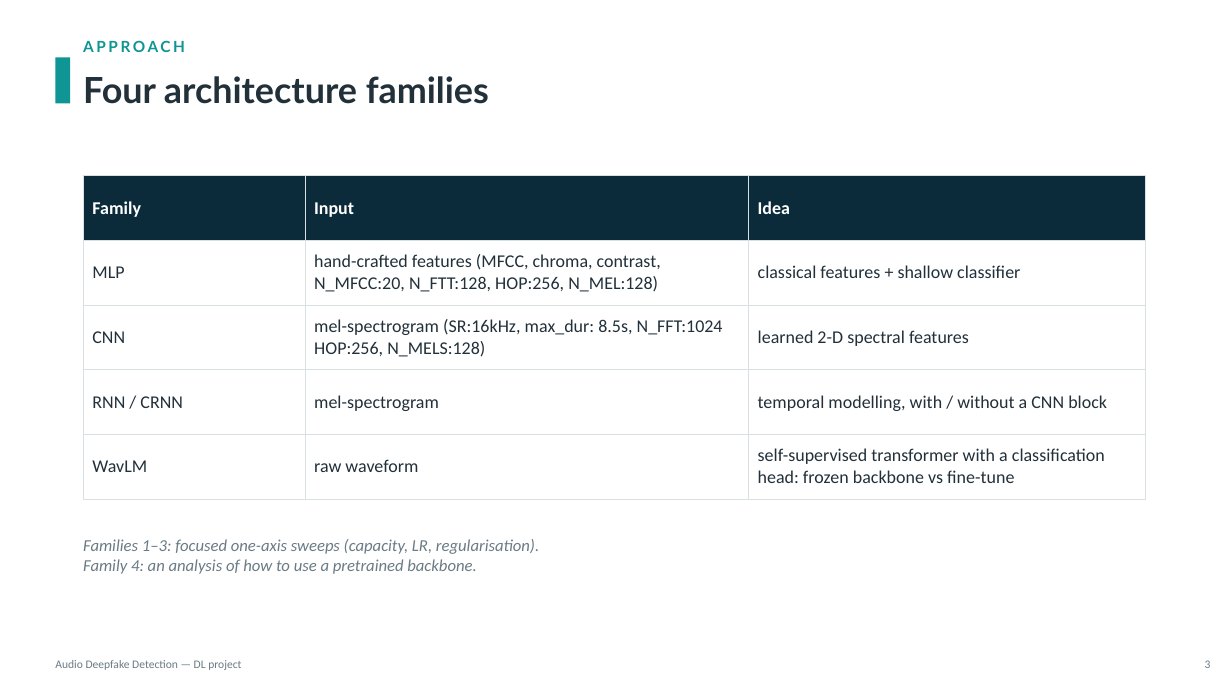
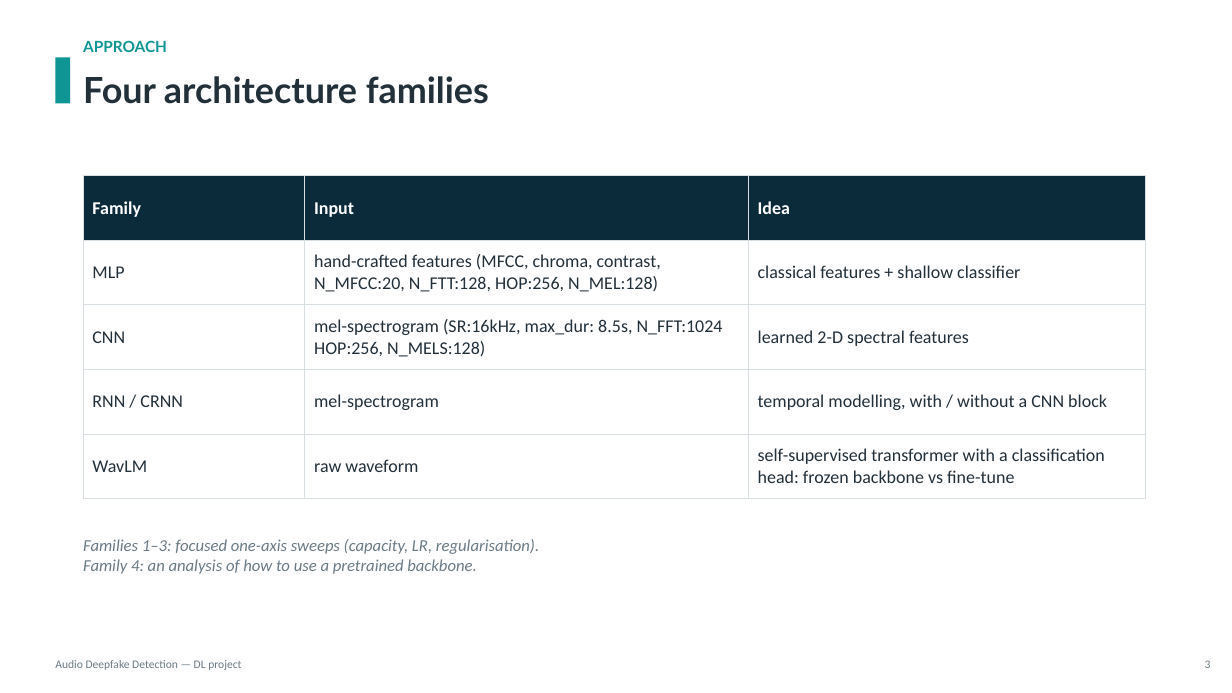
Before and after one commit to KonstaninosKaimakis/audio-deepfake-detection-DL, a slide deck: slide 3 of presentation.pptx. Drawn at 1232x693 pixels with LibreOffice and Linux fonts; fonts in the diff are those of the drawing. Boxes give left, top, right and bottom in pixels: in the first picture for what was removed or moved away, otherwise in the second. Text is boxed around its words. In the diff, an @@ line names an element or a change of style, - is before the commit and + after.

```diff
--- a/presentation.pptx
+++ b/presentation.pptx
@@ text "APPROACH" at [83, 40, 167, 52]: letter spacing 2 to 0 pt @@
@@ table at [83, 176, 1146, 487] @@
@@ borders changed @@
```
Also in this commit, not shown: 15 other slides changed.
